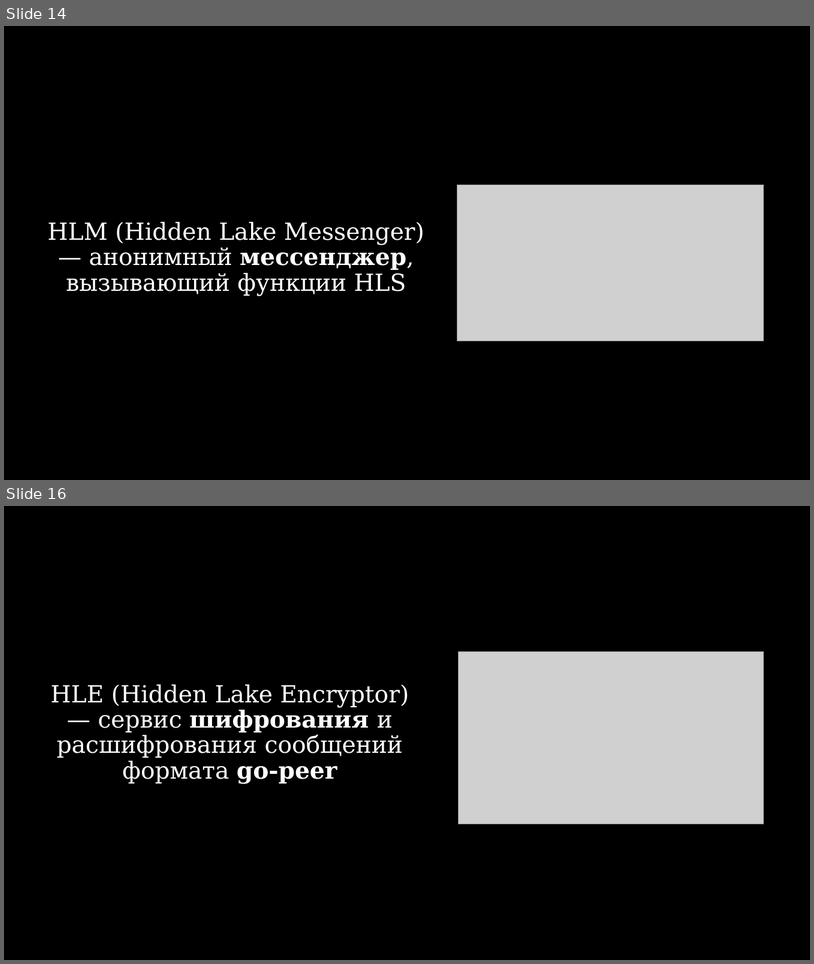
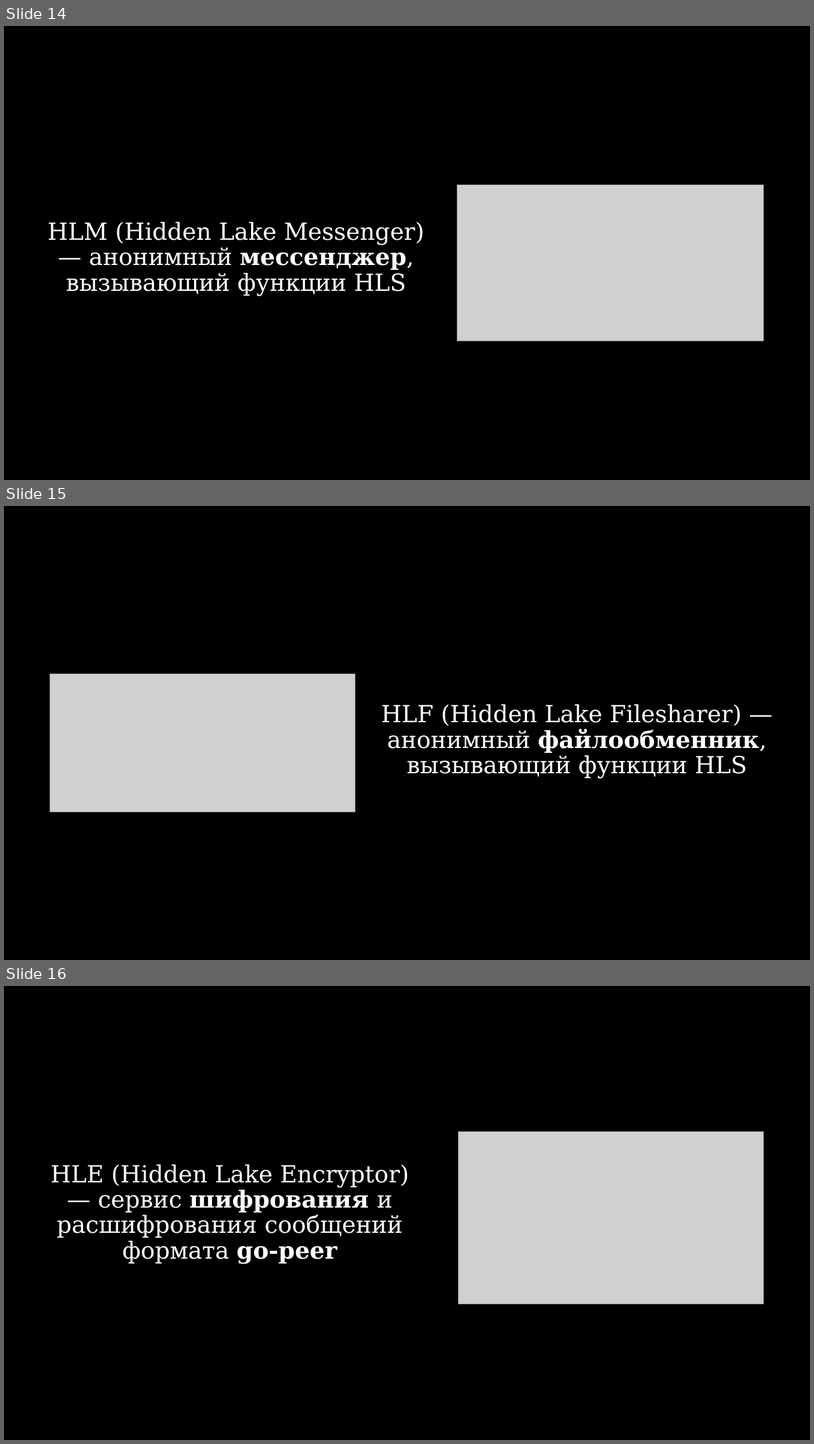
Before and after one commit to number571/go-peer, a slide deck: docs/hidden_lake_anonymous_network.pptx. Shown one above the other, each under a label of ours: slides 14 and 16 before the commit, slides 14, 15 and 16 after it; the slides between them are not shown. The pictures are 814x964 and 814x1444 pixels, drawn with LibreOffice and Linux fonts; fonts in the diff are those of the drawing; grey boxes stand for pictures. Boxes give left, top, right and bottom in pixels: in the first picture for what was removed or moved away, otherwise in the second. Text is boxed around its words. In the diff, an @@ line names an element or a change of style, - is before the commit and + after.

```diff
--- a/docs/hidden_lake_anonymous_network.pptx
+++ b/docs/hidden_lake_anonymous_network.pptx
@@ slide 15 added at [4,506,810,960], background #000000 @@
@@ picture added at [50,673,355,811] @@
@@ text added at [381,704,767,778], 28 pt, text #FFFFFF @@
+HLF (Hidden Lake Filesharer) — анонимный файлообменник, вызывающий функции HLS
```
Also in this commit, not shown: 3 slides changed, 5 other files.
